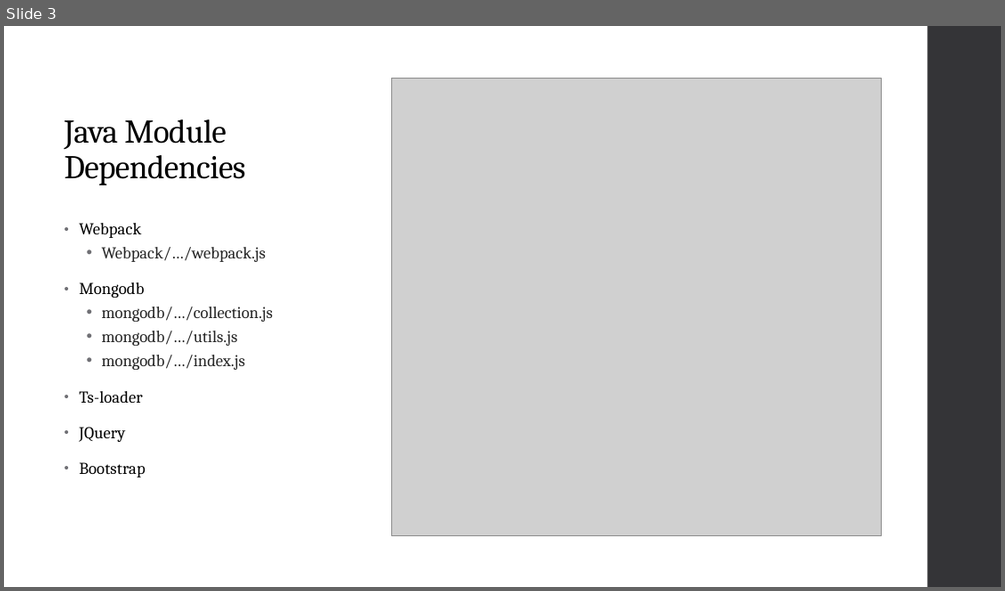
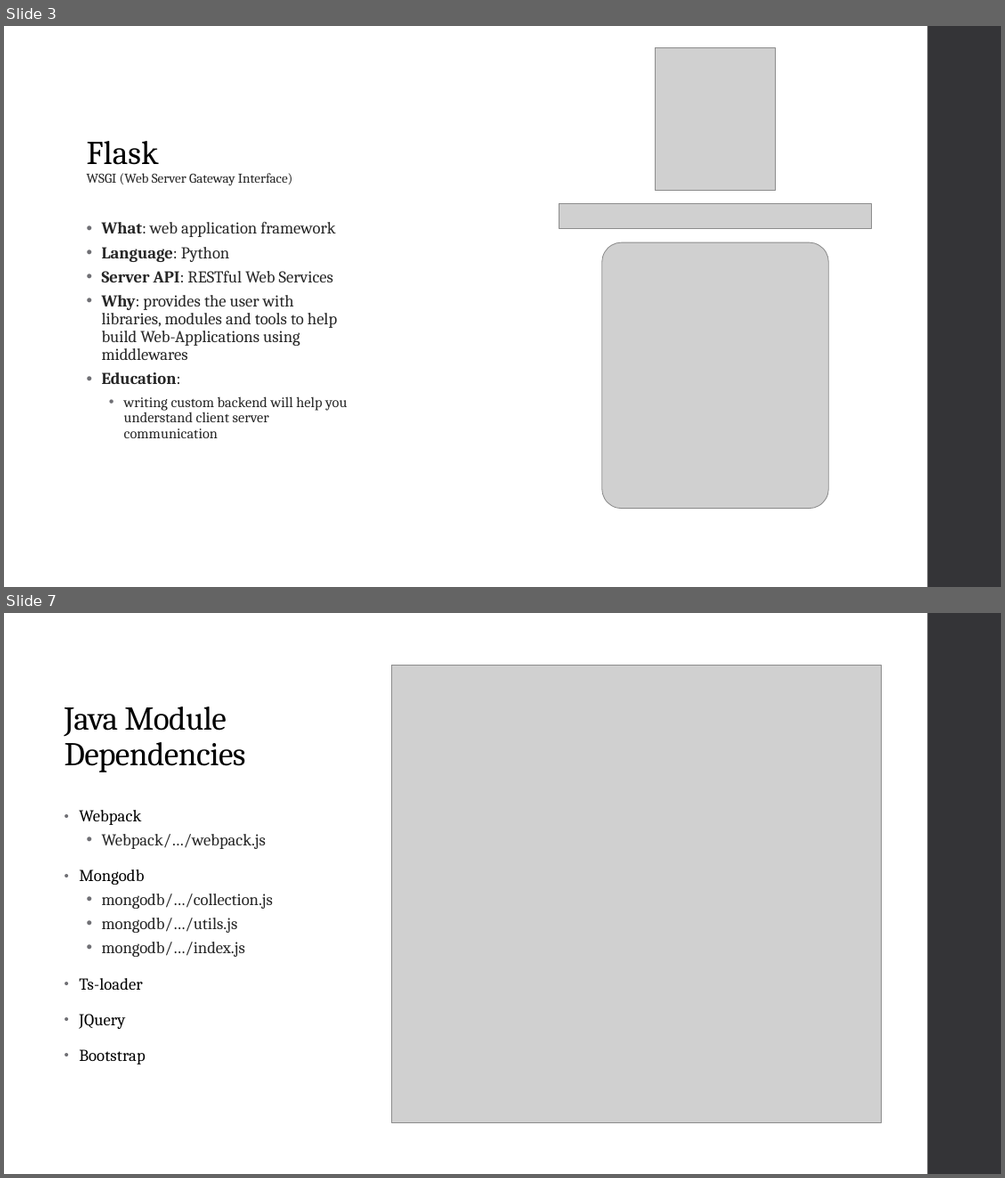
Before and after one commit to SE-4398/Slither, a slide deck: app/Documentation/Software Engineering Presentation.pptx. Shown one above the other, each under a label of ours: slide 3 before the commit, slides 3 and 7 after it; the slides between them are not shown. The pictures are 1005x591 and 1005x1178 pixels, drawn with LibreOffice and Linux fonts; fonts in the diff are those of the drawing; grey boxes stand for pictures. Boxes give left, top, right and bottom in pixels: in the first picture for what was removed or moved away, otherwise in the second. Text is boxed around its words. In the diff, an @@ line names an element or a change of style, - is before the commit and + after.

```diff
--- a/app/Documentation/Software Engineering Presentation.pptx
+++ b/app/Documentation/Software Engineering Presentation.pptx
@@ slide 3 added at box(4, 26, 1001, 587), background #FFFFFF @@
@@ picture added at box(655, 48, 775, 190) @@
@@ rectangle added at box(928, 26, 1001, 587), fill #353537 @@
@@ title added at box(87, 141, 293, 186), 13 pt, text #262626 @@
+  Flask
+  WSGI (Web Server Gateway Interface)
@@ picture added at box(559, 203, 872, 229) @@
@@ text added at box(102, 222, 347, 438), 16 pt, text #262626 @@
+  • What: web application framework
+  • Language: Python
+  • Server API: RESTful Web Services
+  • Why: provides the user with libraries, modules and tools to help build Web-Applications using middlewares
+  • Education:
+    • writing custom backend will help you understand client server communication
@@ picture added at box(602, 242, 829, 507) @@
@@ what was slide 3 is now slide 7 @@
```
Also in this commit, not shown: 3 slides changed, 2 other slides added, 9 other files.
